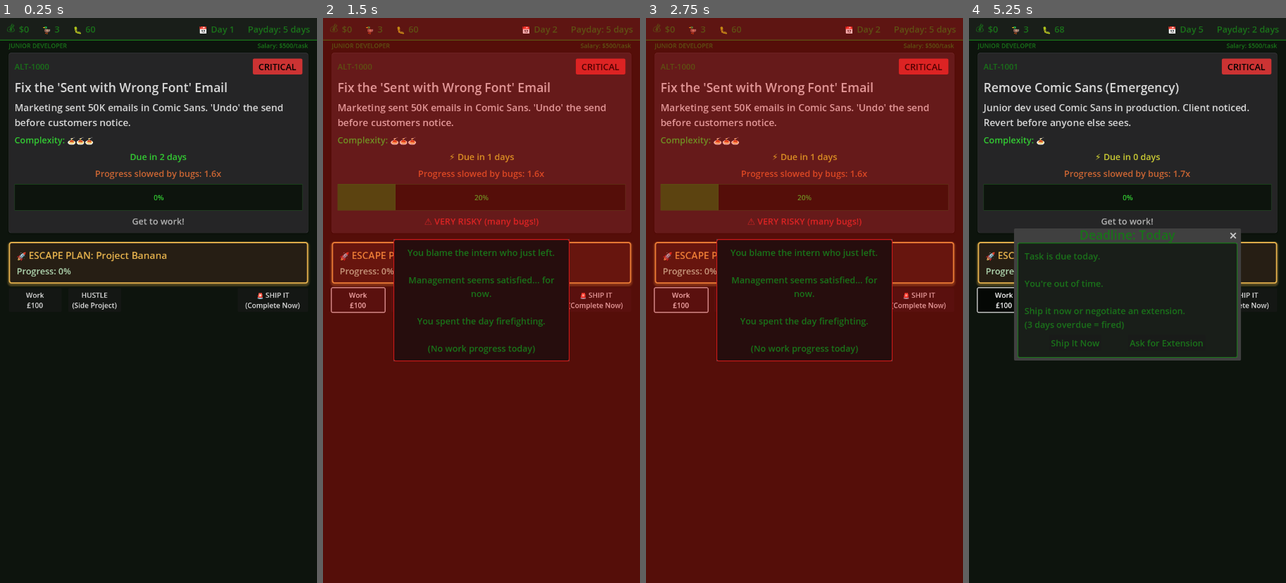
Above: before the commit, frames 1-4 (left to right).
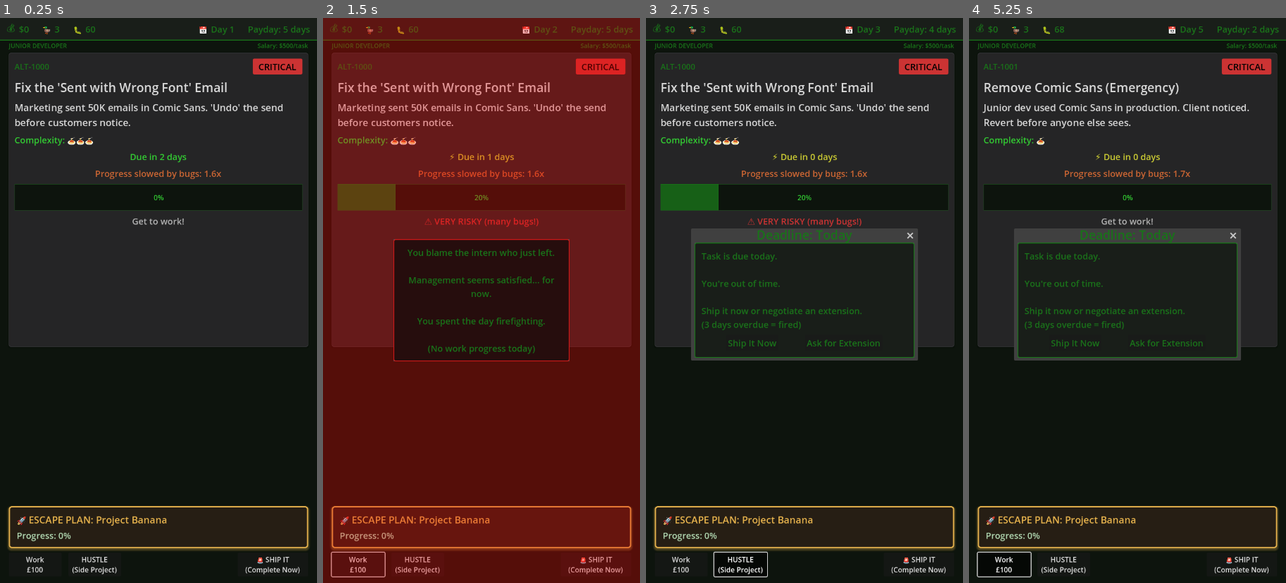
Above: after the commit, the same moments.

Repository: lmchoi/alt-f-this
Game: Godot game, scene res://scenes/game_ui.tscn
Same seed, same stepped clock (60 frames per second), same inputs: the game is played once before the commit and once after it.
Inputs:
- Up to frame 1 (0.25 s): no input
- Up to frame 2 (1.5 s): click "Work £100" at 0.5 s; click "The intern we just let go." at 1.25 s
- Up to frame 3 (2.75 s): click "HUSTLE (Side Project)" at 2 s
- Up to frame 4 (5.25 s): click "🚨 SHIP IT (Complete Now)" at 2.75 s; click "Ship It Now" at 3.5 s; click "The intern we just let go." at 4.25 s; click "Work £100" at 5 s

The runs differ from the first frame. In frame 1, 18% of the frame differs, in the area x 2-98%, y 37-99%; in frame 2, 3.0%; in frame 3, 90%, in the area x 0-100%, y 0-100%; in frame 4, 11%.

Commit message:
Add spacing between task panel and escape plan
- TaskPanel expands with stretch_ratio 2.0
- MiddleSpacer expands with stretch_ratio 1.0
- Result: 2:1 space distribution

Task panel gets more room while escape plan doesn't stick to bottom.

🤖 Generated with [Claude Code](https://claude.com/claude-code)

Co-Authored-By: Claude <noreply@anthropic.com>

Diff:
--- a/scenes/game_ui.tscn
+++ b/scenes/game_ui.tscn
@@ -40,6 +40,8 @@
 
 [node name="TaskPanelMargin" type="MarginContainer" parent="VBoxContainer"]
 layout_mode = 2
+size_flags_vertical = 3
+size_flags_stretch_ratio = 2.0
 theme_override_constants/margin_left = 20
 theme_override_constants/margin_top = 4
 theme_override_constants/margin_right = 20
@@ -47,6 +49,11 @@
 
 [node name="TaskPanel" parent="VBoxContainer/TaskPanelMargin" instance=ExtResource("3_taskpanel")]
 layout_mode = 2
+
+[node name="MiddleSpacer" type="Control" parent="VBoxContainer"]
+layout_mode = 2
+size_flags_vertical = 3
+size_flags_stretch_ratio = 1.0
 
 [node name="SideProjectMargin" type="MarginContainer" parent="VBoxContainer"]
 layout_mode = 2
